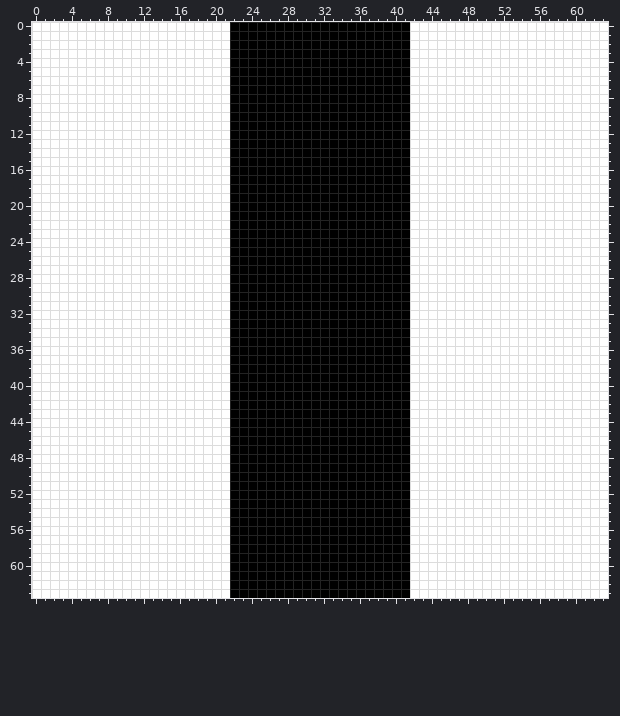
One commit to this pixel-art sprite: static/images/top_none_bottom_none.png. Above, as it was before the edit.
The file is 64x64 pixels. Colours within 5 levels of each other are drawn and written as one.
After the commit:
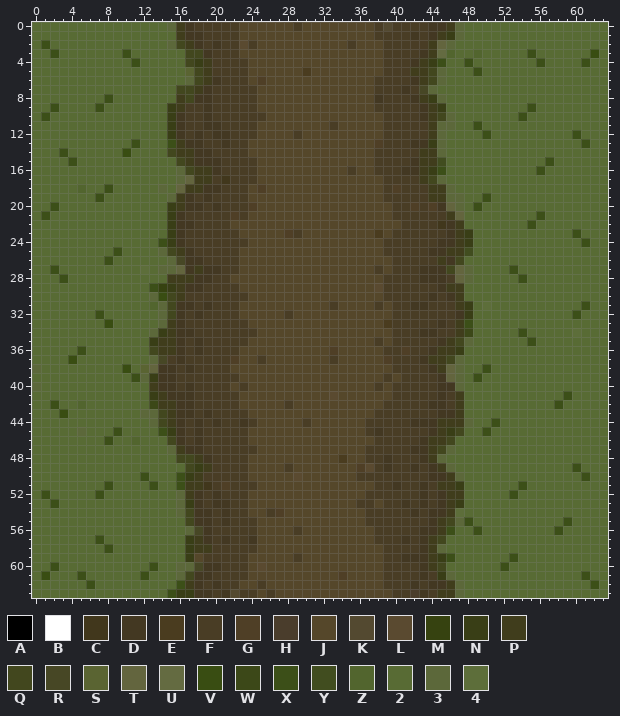
Palette (. is transparent): A #000000  B #ffffff  C #41371c  D #433822  E #4a3c1f  F #493d25  G #4f3f26  H #4a3d2c  J #55472a  K #534930  L #5a4a30  M #364210  N #393e16  P #403d1c  Q #42471e  R #474725  S #5a6432  T #63653e  U #646b41  V #394d12  W #3c4818  X #3c4f18  Y #414d1f  Z #52652e  2 #586b34  3 #5c683a  4 #5d6e3a
Changes in this commit:
Changed rows in their new state; - is an unchanged pixel.
first column x 0:
 0 2222222222222223PDFFFFFJJJJJJFJJJJJJJJFKFFFFDDP32222222222222222
 1 2222222222222222PDDFFFFJJJJJJJJJJJJJJJFFFFDFDPN32222222222222222
 2 2X22222222222223QPDFDFFLFJJJJJJJJJJFJJJFFFFFPT322222222222222222
 3 22X2222222X222222QQDFFFJJJJJJJJJJJJJJJJFFFFDPUZ22Z22222X222222V2
 4 22222222222X22222QNPFFFFJJJJJJJJJJJJJJJFFFDPNX22X2222222X2222X22
 5 22222222222222222SQPFFFFJJJJJJEJJJJJJJJFFFPPQ3222X22222222222222
 6 222222222222222223QPDFFFJGJJJJJJJJJJJJFFFFDPQ3222222222222222222
 7 2222222222222222QQPDFFFFFJJJJJJJJJJJJJFFFDFR32222222222222222222
 8 22222222X2222222PQDDFFFFFJJJJJJJJJJJJJDFFFDPN3222222222222222222
 9 22X2222X2222222NPFFDFFFFFJJJJJJJJJJJJJFFFFFDPN222222222X22222222
10 2X2222222222222NDFFDFFFFFFJJJJJJJJJJJJJFFFFDPQ32222222X222222222
11 222222222222222NDFFDDFFFFJJJJJJJJFJJJJJFFFFFP3322X22222222222222
12 222222222222222NDFDFDDFFFJJJJFJJJJJJJJJFFFFFP32222X222222222X222
13 22222222222X222XPDDFFDFFJJJJJJJJJJJJJJGFFFDDN3222222222222222X22
14 222X222222V2222QPPDDFFFFJJJJJJJJJJJJJJFFFFFPP3222222222222222222
15 2222X22222222222QPDDDFFFFJJJJJJJJJJJJJFFFFDPPY22222222222X222222
16 22222222222222223QPPDFFFFJJJJJJJJJJFJJFFFDDPNX2222222222X2222222
17 22222222222222223TPPFCFFFJJJJJJJJJJJJJJFFFFPQ3222222222222222222
18 22222Z22X2222232TPPDDFFFJGJJJJJJJJJJJJJFGFFFPP322222222222222222
19 2222222X22222223PDFDFFFFJJJJJJJJJJJJJJJFFFFFPP3322X2222222222222
20 22X222222222222NPDDFDFFFGJJJJJJJJJJJJJJJFFGFGDT32X22222222222222
21 2X2222222222222NDFFFFFGFJJJJJJJJJJJJJJJJFFFFFFPT22222222X2222222
22 222222222222222NDDFFFFJJJJJJJJJJJJJJJJJJJFFFFCDP2222222X22222222
23 222222222222222NDFFFFFFJJJJJGFJJJJJJJJEJFFFFFFDPN22222222222X222
24 22222222222222XNDFFFFFFFJJJJJJJJJJJJJJJFFFFFFDDPN222222222222X22
25 222222222X22223QPDFFFFFJJJJJJJJJJJJJJJJFFFFFDDPPY222222222222222
26 22222222X2222223RDDFFFFJJJJJJJJJJJJJJJJJFFFFFPDQ2222222222222222
27 22X2222222224233TDPDDFFJJJJJJJJJJJJJJJFJFFFDDDQT32222X2222222222
28 222X22222222222PPPDDFFJJJJJJJJJJJJJJJJJFFFFDDDFT322222X222222222
29 2222222222222XMNPDDFFFFJJJJJJJJJJJJJJJLFFFFFFDPP2222222222222222
30 22222222222223VQPFFFFFFFJJJJJJJJJJJJJJJFFFFFDFDP2222222222222222
31 2222222222222Z3QDDFDFFFJJJJJJJJJJFJJJJFJFFDDFFFPN242222222222X22
32 2222222X2222223QDFDFFFFJJJJJFJJJJJJJJJJJFFFFFFFDN22222222222X222
33 22222222V222223PDFFFFFFFJJJJJJJJJJJJJJJEFFFFFDFPX222222222222222
34 22222222222223NPDDFFFFFFFJJJJJJJJJJJJJJJFFFDDFFPW22222X222224222
35 2222222222222NPPDFDFFFFFJJJJJJJJJJJJJJFJFFFFFDPQ3222222X22222222
36 22222X2222222QPPDFDFFFFJJJJJJJJJJGJJJJJFFGFFDPPN2222222222222222
37 2222V222222223RFDFFFFFGJJFJJJJJJJFJJJJJGFFFDPPQ32222222222222222
38 3222222222V2STDDFDFFFFJJJJJJJJJJJJJJJJJJFFFFDPT322X2222222222222
39 22222222222X3NDDFFFFFFFJJJJJJJJJJJJJJJJFJFFFFDT32X22222222222222
40 3222222222222PDDFDFFFFJFJJJJJJJJJJJJJJFJFFFFFDD32222222222222222
41 2222222222222NPDDDFFFFFJJJJJJJJJJLJJJJJJFFFFFDFP22222222222X2222
42 22X22Z2222222WPPDDFFFFFJJJJJFJJJJJJJJJJFFFFFDDFP2222222222X22222
43 222V2222222233QPDDFDFFFFJJJJJJJJJJJJJJFFFFFFFDDP2222222222222222
44 22222222222223QPDFDFDFFDFJJJJJFJJJJJJFFFFFDDDPPP322X222222222222
45 222223222X2222XNDFDFFFFFJJJJJJJJJJJJJFDFFFFFDPNQ22X2222222222222
46 22222222X22Z222QDFDFFFFFJJJJJJJJJJJJJJFFFFFDPPQ22222222222222222
47 2222222222222223PDDFFFFFFJJJJJJJJJJJJFFFFFDDPQ322222222222222222
48 2222222222222222QQPDFFFFJJJJJJJJJJEJJFFDFFFDP3222222222222222222
49 22222222222222222QNPFFFFJJJJFJJJJJJJGLFDFFDFDP32222222222222X222
50 222222222222X222XNPFFFFFJJJJJLJJJJJJFFFFFFFFDDP32222222222222X22
51 22222222X2222X22XPPCFGFFFJJJJJJJJJJJJJFFDFFDFPPN222222X222222222
52 2X22222X222222223PDFDFFFJJJJJJJJJJJJJFFFFFFDFDPP22222X2222222222
53 22X22222222222223NDFDDFFJJJJJJJJJJJJFFJFFDFDFDPN2222222222222222
54 22222222222222223QDDFDFFJJFGJJJJJJJJJFFFFFDFDDP42222222222222222
55 22222222222222222QDDFDFFFJJJJJJJJJJJJFFFFFFFDPQ3X2222222222X2222
56 222222222222222223RDFFFFFJJJJFJJJJJJJJFFFFFDDPX22X22222222X22222
57 2222222X222222222NPDFDFFDJJJJJJJJJJJJJFFFDFDPQ222222222222222222
58 22222222X22222222NPPFFFFFJJJJJJJJJJJJJJFFFFDP3222222222222222222
59 22222222222222222NJFFFFFJJJJJFJJJJJJJJJFFDDDPNX222222X2222222222
60 22X2222222222X2233RDDFFFJLJJJJJJJJJJJJJFFFFDPQ222222X22222222222
61 2V222X222222X2223QDDFFFFJJJJJJJJJJGJJJJFFFFDFN322222222222222X22
62 222222X222222222XPDFDFFJJFJJJJJJJJJJJJJFFFDFDDP322222222222222X2
63 222222222222222XNNDDFDKFFJFJJJJJJJJJJJJJFFHDFPP32222222222222222
Pixel boxes of the changes (left, top, right, bottom) in both pictures:
changed: (32, 22, 608, 598)
